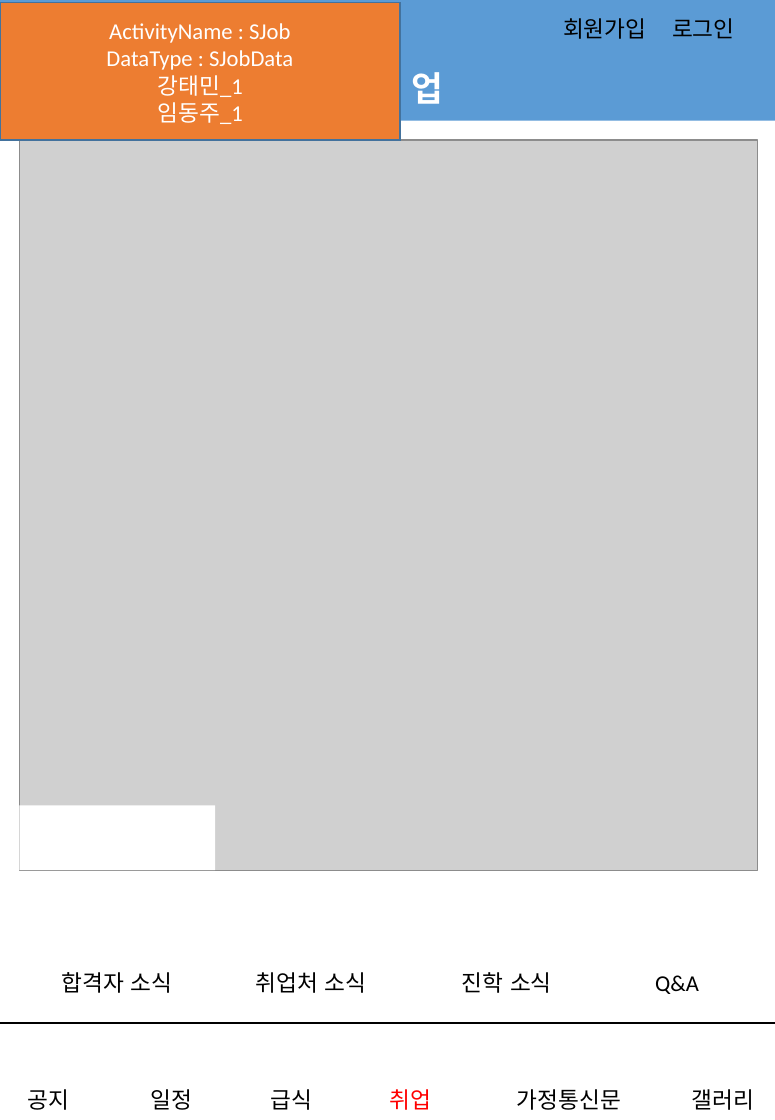
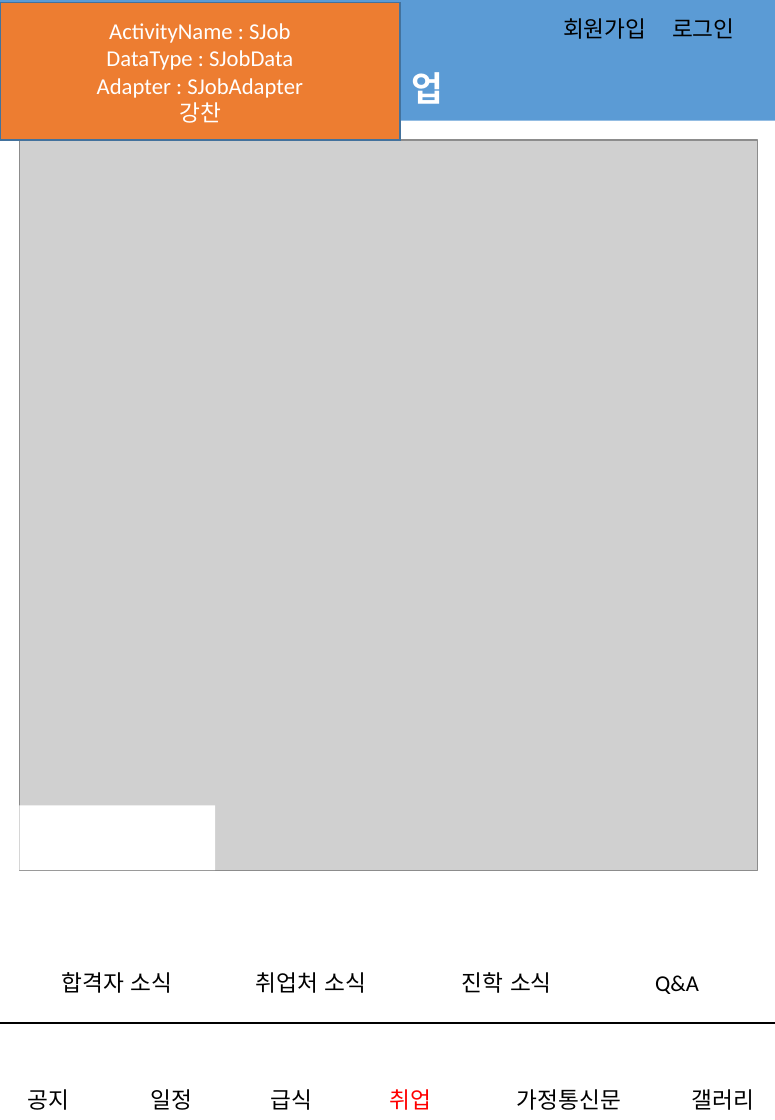
Before and after one commit to jungho-shin/SIHSchool, a slide deck: slide 5 of app/src/main/assets/어플_스토리보드.pptx. Drawn at 775x1120 pixels with LibreOffice and Linux fonts; fonts in the diff are those of the drawing; grey boxes stand for pictures. Boxes give left, top, right and bottom in pixels: in the first picture for what was removed or moved away, otherwise in the second. Text is boxed around its words. In the diff, an @@ line names an element or a change of style, - is before the commit and + after.

```diff
--- a/app/src/main/assets/어플_스토리보드.pptx
+++ b/app/src/main/assets/어플_스토리보드.pptx
@@ text in rectangle at bbox=[97, 78, 303, 123]: text changed @@
-강태민_1
-임동주_1
+Adapter : SJobAdapter
+강찬
```
Also in this commit, not shown: 11 other slides changed.
